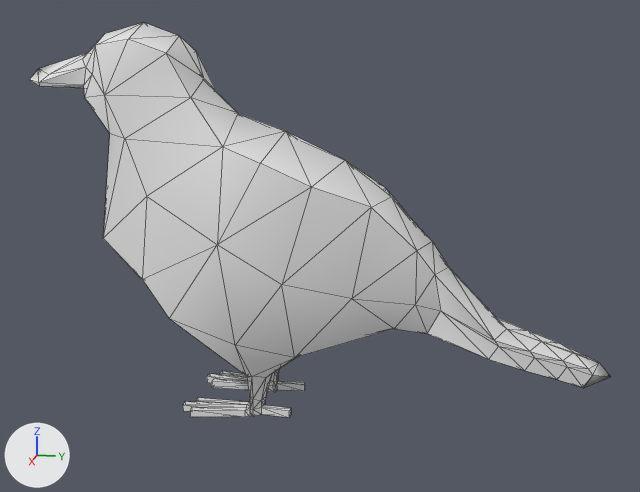
A saved change to the OBJ model project/Resource/Models/Enemy/Body.obj.
The view is the same before and after, from a camera (50 mm lens) standing at (7.3, 2.21, 1.65) and looking at (-0.04, 0.74, -0.19). The axes (+X, +Y, +Z) are drawn at lower left. The lights are the same throughout. The picture after the commit comes second. Mesh edges are drawn as thin lines. Where no turn or scale is listed for an object, it has been applied to the vertices.

In view in the first picture: 'P_Body'.
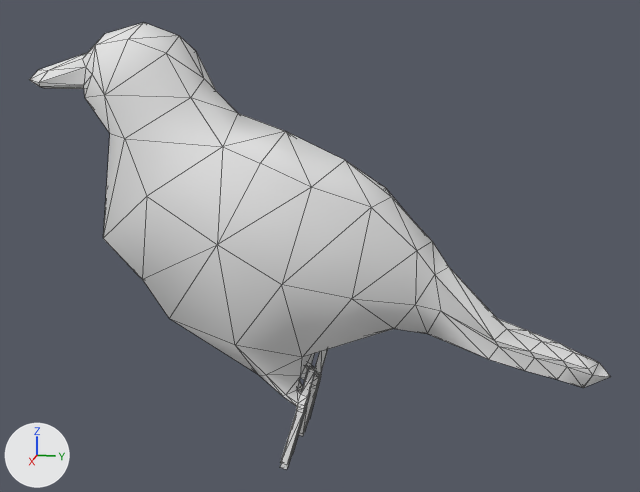
What differs and where, as boxes (x1, y1, x2, y2) in the pictures (640 x 492 px; the box of a moved part takes in the faces that stretch with it):
'P_Body', reshaped (13% taller): before (29, 23, 611, 418); after (29, 23, 611, 470)
part 1 of me_p_body, moved or reshaped: before (29, 53, 305, 418); after (29, 53, 328, 470)

The change, as a list of edits to the scene's bpy script:
```text
Change me_p_body:
    used by ob_p_body; location = (0.0, 0.0, 0.0)
    remove me_p_body.from_pydata(...)  # 232 vertices, 491 faces; spans x -0.78..0.73, y -1.86..3.23, z -1.65..1.69
    add me_p_body.from_pydata(...)  # 233 vertices, 462 faces; spans x -0.73..0.73, y -1.86..3.23, z -2.12..1.69
    me_p_body part 1
    18 vertices are removed from x -0.41..0.07, y -1.77..0.65, z -1.65..1.3
    115 faces are deleted
    4 vertices in x -0.38..0.38, y -0.42..-0.41, z -1.65 move by (0.0, 0.94, -0.47)
    4 vertices in x -0.26..0.26, y -0.33, z -1.65 move by (0.0, 0.88, -0.39)
    3 vertices in x -0.19..0.25, y 0.29, z -1.65 move by (0.0, 0.42, 0.21)
    3 vertices in x -0.38..0.38, y 0.16, z -1.65 move by (0.0, 0.52, 0.08)
    3 vertices in x -0.26..0.32, y 0.15..0.16, z -1.59 move by (0.0, 0.46, 0.03)
    80 vertices move from x -0.47..0.47, y -0.42..0.62, z -1.65..-1.04 to x -0.47..0.47, y 0.21..0.77, z -2.11..-1.03
    19 vertices are added at x -0.41..0.07, y -1.77..0.77, z -2.03..1.29
    86 new faces join them
    other edits to the shape of me_p_body do not show in these pictures
```
